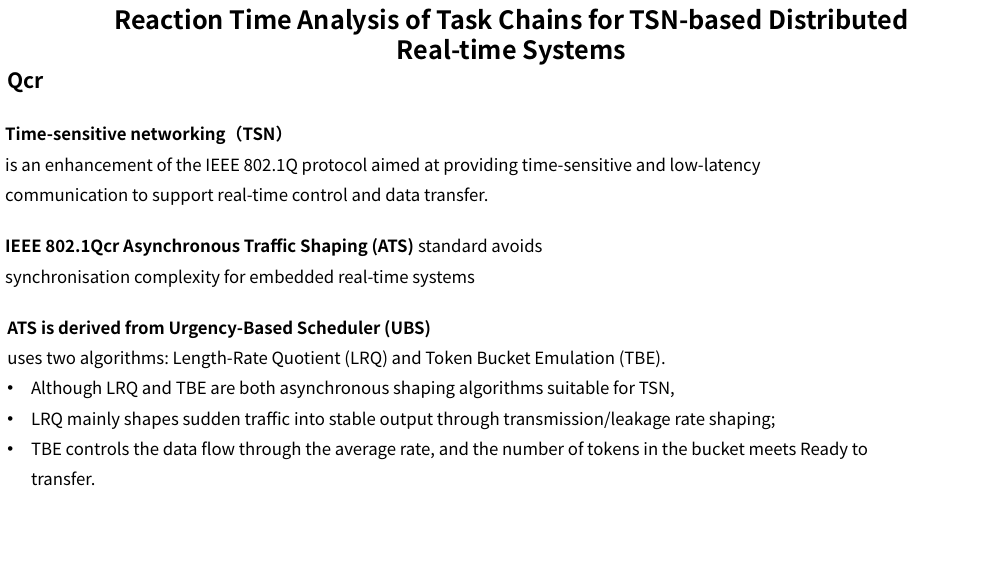
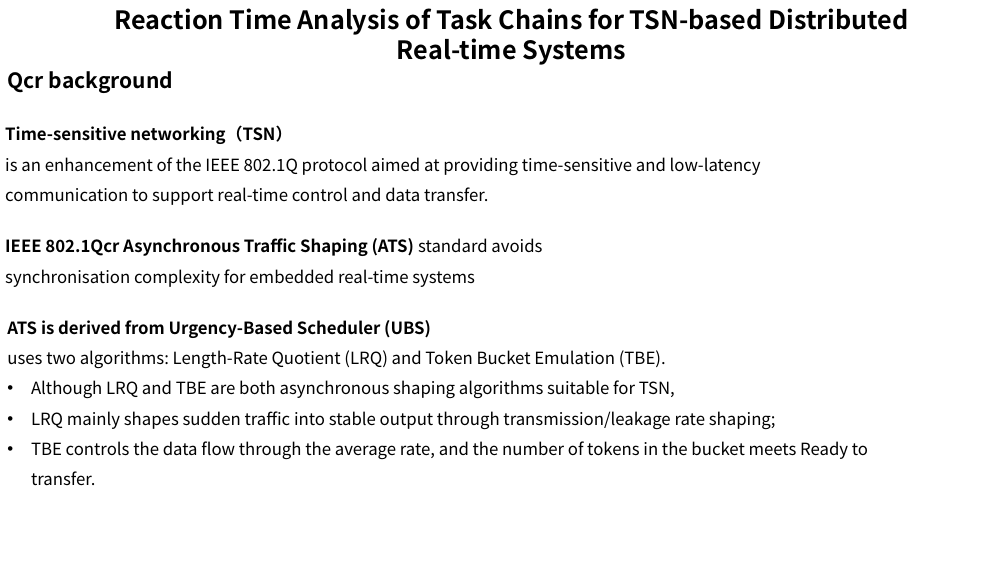
Before and after one commit to wsm6636/note, a slide deck: slide 4 of 06-ppt/RTS-Turin-Class/0423.pptx. Drawn at 1008x567 pixels with LibreOffice and Linux fonts; fonts in the diff are those of the drawing. Boxes give left, top, right and bottom in pixels: in the first picture for what was removed or moved away, otherwise in the second. Text is boxed around its words. In the diff, an @@ line names an element or a change of style, - is before the commit and + after.

```diff
--- a/06-ppt/RTS-Turin-Class/0423.pptx
+++ b/06-ppt/RTS-Turin-Class/0423.pptx
@@ title at <box>8,71,173,93</box>: text changed @@
-Qcr
+Qcr background
```
Also in this commit, not shown: 1 other slide changed, 3 other files.
